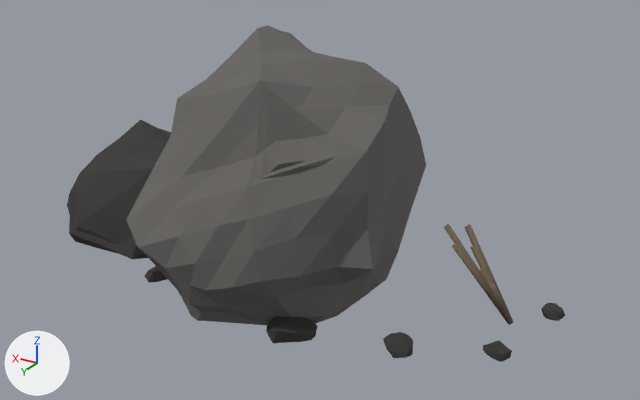
The glTF model reference/models/bohemia/cover_rock_2.glb as it was, and as the next commit left it.
Camera for both pictures: a 50 mm camera at (-1.57, 2.57, 1.51) aimed at (-0.08, 0.08, 0.27). Arrows for +X, +Y and +Z are at lower left; the lights stay in place. The picture after the commit comes second. Where no turn or scale is listed for an object, it has been applied to the vertices. Vertices at exactly the same position are counted once.

The first picture shows 'grit_1', 'grit_2', 'grit_3', 'grit_4', 'rock_0', 'rock_2', 'weed_0', 'weed_1', 'weed_2', 'weed_3', 'weed_4', 'weed_5' and 1 more.
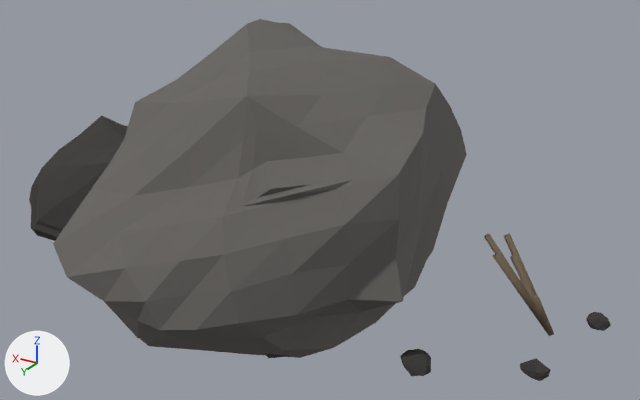
Where the change shows, as pixel boxes (x1, y1, x2, y2) in the pictures (640 x 400 px):
'rock_0', reshaped (38% wider, 13% taller)
    before: (126, 25, 426, 325)
    after: (53, 19, 467, 358)
'rock_2', moved
    before: (67, 120, 171, 259)
    after: (29, 115, 128, 241)
'grit_4', moved
    before: (383, 332, 413, 358)
    after: (400, 349, 431, 376)
'grit_1', moved (mostly hidden afterwards)
    before: (266, 316, 318, 344)
    after: (267, 354, 292, 358)
'weed_3', moved
    before: (452, 243, 508, 323)
    after: (493, 253, 548, 334)
'grit_2', moved
    before: (483, 340, 512, 362)
    after: (520, 358, 551, 381)
'grit_3', moved
    before: (541, 303, 565, 321)
    after: (586, 312, 611, 331)
'weed_1', moved
    before: (444, 224, 506, 321)
    after: (484, 234, 536, 307)
'weed_0', moved
    before: (490, 283, 513, 325)
    after: (532, 294, 554, 336)
'weed_4', moved
    before: (465, 225, 513, 320)
    after: (504, 233, 554, 332)
'weed_5', moved
    before: (470, 245, 512, 318)
    after: (510, 255, 535, 295)
'weed_2', moved
    before: (480, 268, 493, 285)
    after: (520, 278, 534, 300)

Diff of the bpy script that builds the scene:
```diff
--- a/reference/models/bohemia/cover_rock_2.glb.py
+++ b/reference/models/bohemia/cover_rock_2.glb.py
@@ me_rock_0 @@
-me_rock_0.from_pydata(...)  # 236 vertices, 468 faces; spans x -0.454..0.568, y -0.523..0.676, z -0.077..0.815
+me_rock_0.from_pydata(...)  # 236 vertices, 468 faces; spans x -0.622..0.764, y -0.711..0.91, z -0.096..0.814
+# me_rock_0 part 1: the whole mesh is multiplied about the mesh origin by the matrix ((1.36, -0.002, -0.019), (-0.002, 1.358, -0.03), (-0.019, -0.03, 1.004))
 me_rock_0.materials.append(mat_rock_lime)
@@ me_rock_2 @@
-me_rock_2.from_pydata(...)  # 200 vertices, 396 faces; spans x 0.329..0.961, y -0.247..0.424, z -0.067..0.429
+me_rock_2.from_pydata(...)  # 200 vertices, 396 faces; spans x 0.497..1.129, y -0.209..0.462, z -0.067..0.429
+# me_rock_2 part 2: the whole mesh is moved by (0.168, 0.038, 0.0)
 me_rock_2.materials.append(mat_rock_varnish)
@@ me_grit_1 @@
-me_grit_1.from_pydata(...)  # 209 vertices, 414 faces; spans x -0.295..-0.117, y 0.39..0.555, z -0.055..0.02
+me_grit_1.from_pydata(...)  # 209 vertices, 414 faces; spans x -0.329..-0.152, y 0.468..0.633, z -0.055..0.02
+# me_grit_1 part 3: the whole mesh is moved by (-0.034, 0.078, 0.0)
 me_grit_1.materials.append(mat_rock_varnish)
@@ me_grit_2 @@
-me_grit_2.from_pydata(...)  # 173 vertices, 342 faces; spans x -0.8705..-0.7732, y 0.1885..0.2687, z -0.0507..-0.0069
+me_grit_2.from_pydata(...)  # 173 vertices, 342 faces; spans x -1.0059..-0.9086, y 0.2273..0.3076, z -0.0507..-0.0069
+# me_grit_2 part 4: the whole mesh is moved by (-0.1354, 0.0389, 0.0)
 me_grit_2.materials.append(mat_rock_varnish)
@@ me_grit_3 @@
-me_grit_3.from_pydata(...)  # 209 vertices, 414 faces; spans x -0.9406..-0.8612, y -0.1334..-0.0604, z -0.051..-0.0097
+me_grit_3.from_pydata(...)  # 209 vertices, 414 faces; spans x -1.0895..-1.0101, y -0.1494..-0.0764, z -0.051..-0.0097
+# me_grit_3 part 5: the whole mesh is moved by (-0.1489, -0.016, 0.0)
 me_grit_3.materials.append(mat_rock_varnish)
@@ me_grit_4 @@
-me_grit_4.from_pydata(...)  # 218 vertices, 432 faces; spans x -0.593..-0.4938, y 0.3066..0.4112, z -0.0558..0.0011
+me_grit_4.from_pydata(...)  # 218 vertices, 432 faces; spans x -0.6831..-0.5839, y 0.3668..0.4714, z -0.0558..0.0011
+# me_grit_4 part 6: the whole mesh is moved by (-0.0902, 0.0602, 0.0)
 me_grit_4.materials.append(mat_rock_varnish)
@@ ob_weed_0 @@
 ob_weed_0 = bpy.data.objects.new('weed_0', me_cylinder)
-ob_weed_0.location = (-0.803, 0.163, 0.092)
+ob_weed_0.location = (-0.938, 0.163, 0.092)
@@ ob_weed_1 @@
 ob_weed_1 = bpy.data.objects.new('weed_1', me_cylinder_001)
-ob_weed_1.location = (-0.708, 0.134, 0.16)
+ob_weed_1.location = (-0.843, 0.134, 0.16)
@@ ob_weed_2 @@
 ob_weed_2 = bpy.data.objects.new('weed_2', me_cylinder_002)
-ob_weed_2.location = (-0.76, 0.096, 0.079)
+ob_weed_2.location = (-0.895, 0.096, 0.079)
@@ ob_weed_3 @@
 ob_weed_3 = bpy.data.objects.new('weed_3', me_cylinder_003)
-ob_weed_3.location = (-0.735, 0.162, 0.145)
+ob_weed_3.location = (-0.87, 0.162, 0.145)
@@ ob_weed_4 @@
 ob_weed_4 = bpy.data.objects.new('weed_4', me_cylinder_004)
-ob_weed_4.location = (-0.72, 0.074, 0.14)
+ob_weed_4.location = (-0.855, 0.074, 0.14)
@@ ob_weed_5 @@
 ob_weed_5 = bpy.data.objects.new('weed_5', me_cylinder_005)
-ob_weed_5.location = (-0.738, 0.087, 0.112)
+ob_weed_5.location = (-0.873, 0.087, 0.112)
```
